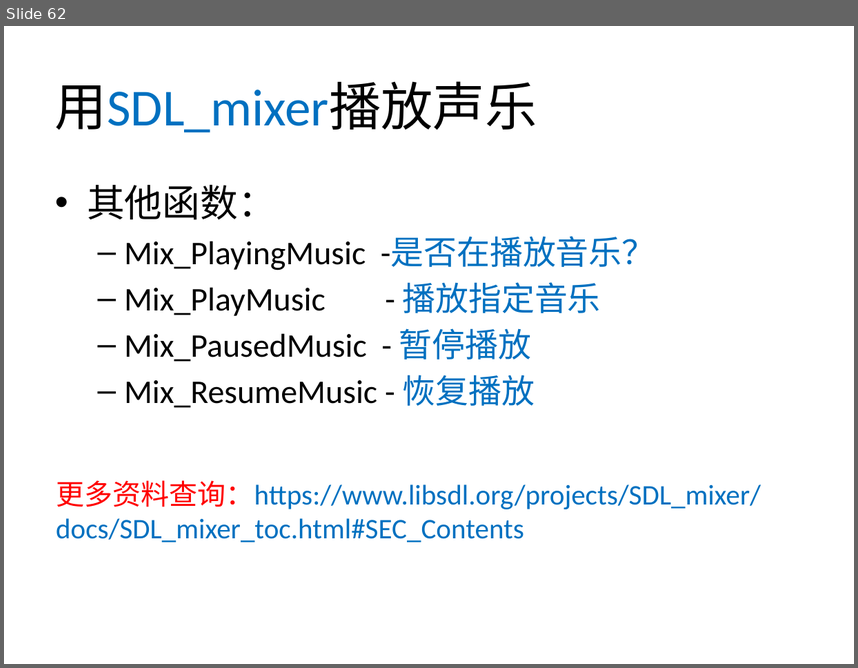
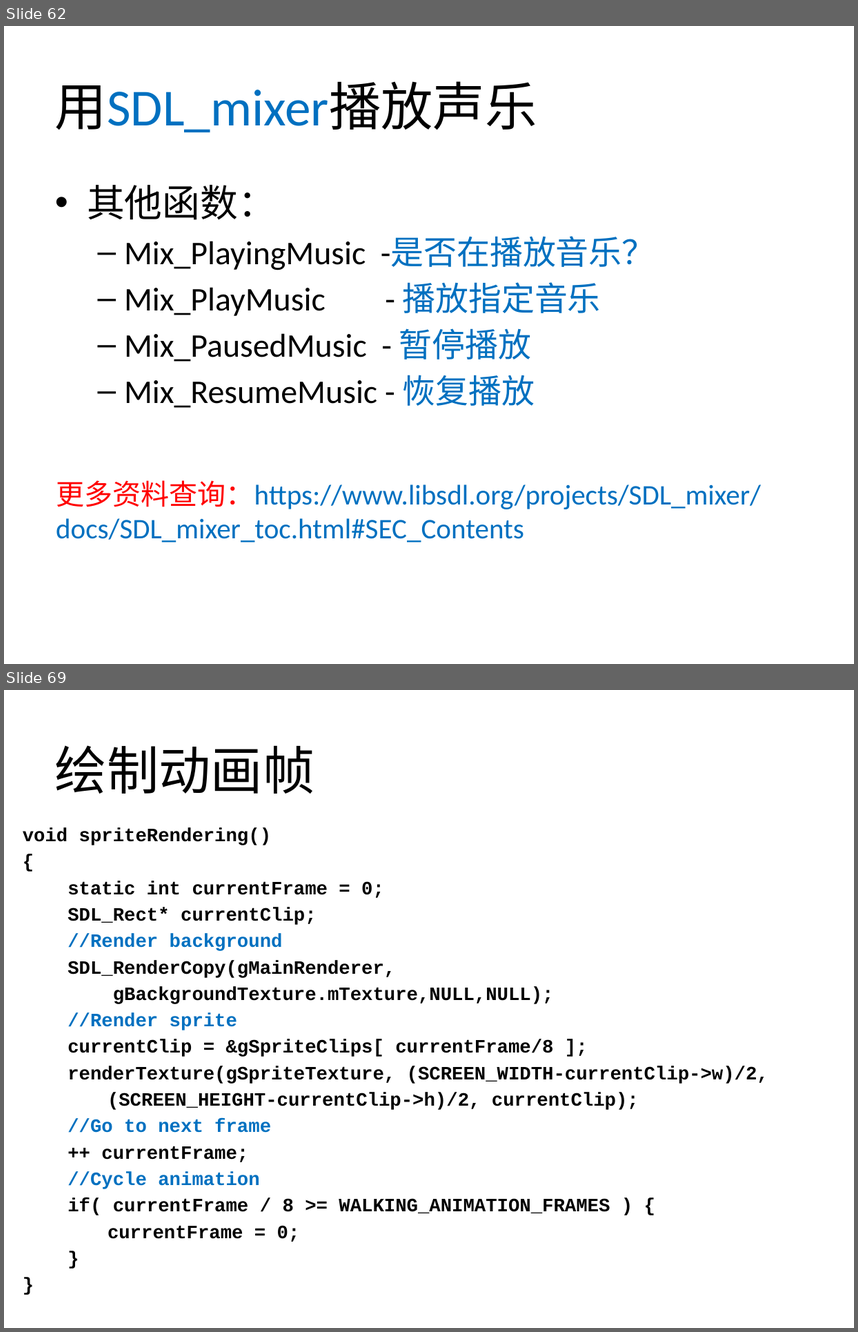
Before and after one commit to xinguo2015/SDL2Project2017, a slide deck: Tutorials/SDL2Tutorials.pptx. Shown one above the other, each under a label of ours: slide 62 before the commit, slides 62 and 69 after it; the slides between them are not shown. The pictures are 858x668 and 858x1332 pixels, drawn with LibreOffice and Linux fonts; fonts in the diff are those of the drawing; background and template pictures are left out. Boxes give left, top, right and bottom in pixels: in the first picture for what was removed or moved away, otherwise in the second. Text is boxed around its words. In the diff, an @@ line names an element or a change of style, - is before the commit and + after.

```diff
--- a/Tutorials/SDL2Tutorials.pptx
+++ b/Tutorials/SDL2Tutorials.pptx
@@ slide 69 added at <box>4,690,854,1328</box>, background #FFFFFF @@
@@ title added at <box>55,745,314,793</box>, 44 pt, text #000000 @@
+绘制动画帧
@@ text added at <box>23,828,769,1241</box>, 16 pt, text #000000, bold @@
+void spriteRendering()
+{
+static int currentFrame = 0;
+SDL_Rect* currentClip;
+//Render background
+SDL_RenderCopy(gMainRenderer,
+gBackgroundTexture.mTexture,NULL,NULL);
+//Render sprite
+currentClip = &gSpriteClips[ currentFrame/8 ];
+renderTexture(gSpriteTexture, (SCREEN_WIDTH-currentClip->w)/2,
+(SCREEN_HEIGHT-currentClip->h)/2, currentClip);
+//Go to next frame
+++ currentFrame;
+//Cycle animation
+if( currentFrame / 8 >= WALKING_ANIMATION_FRAMES ) {
+currentFrame = 0;
+}
+}
```
Also in this commit, not shown: 8 other slides added, 1 slide removed, 17 other files.
